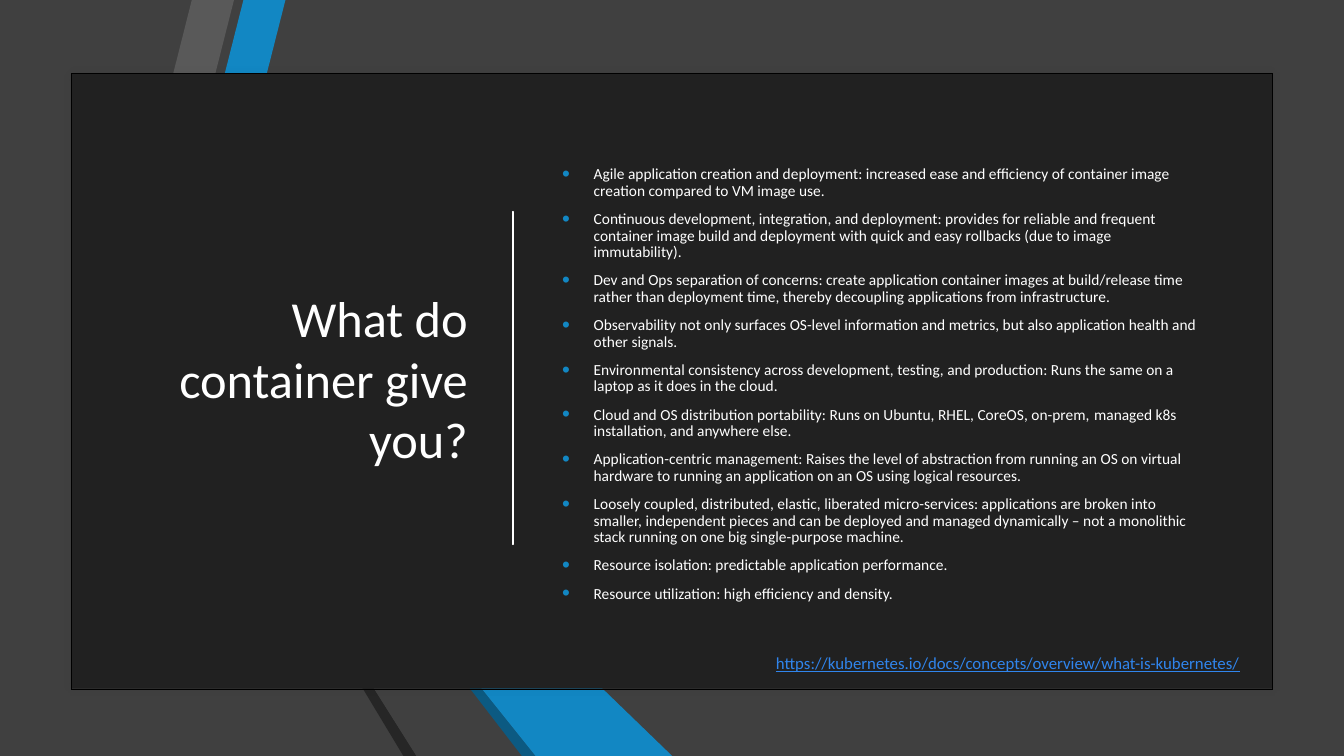
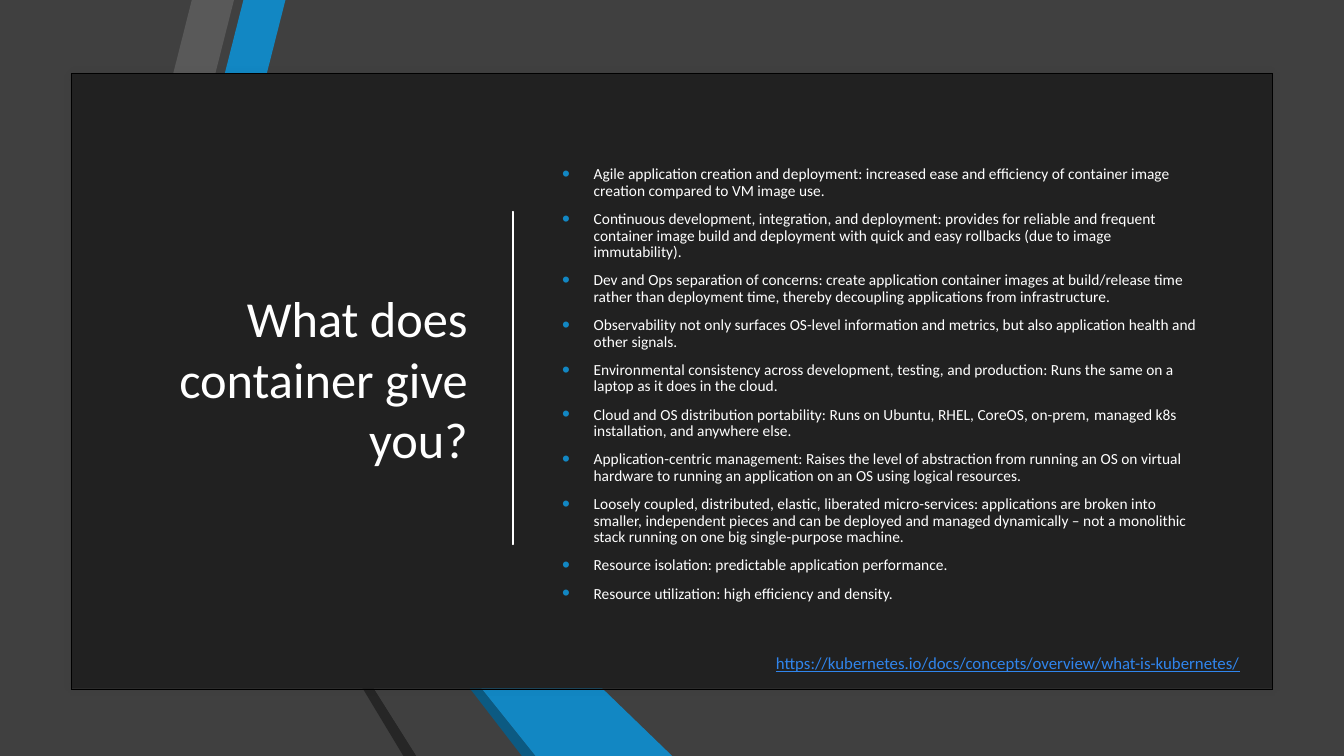
Before and after one commit to TheCloudTheory/Presentations, a slide deck: slide 14 of Azure Kubernetes Service.pptx. Drawn at 1344x756 pixels with LibreOffice and Linux fonts; fonts in the diff are those of the drawing. Boxes give left, top, right and bottom in pixels: in the first picture for what was removed or moved away, otherwise in the second. Text is boxed around its words. In the diff, an @@ line names an element or a change of style, - is before the commit and + after.

Commit message:
New presentation

```diff
--- a/Azure Kubernetes Service.pptx
+++ b/Azure Kubernetes Service.pptx
@@ title at (x1=179, y1=302, x2=468, y2=466): text changed @@
-What do container give you?
+What does container give you?
```
Also in this commit, not shown: 1 other slide changed, 1 slide added, 2 other files.
